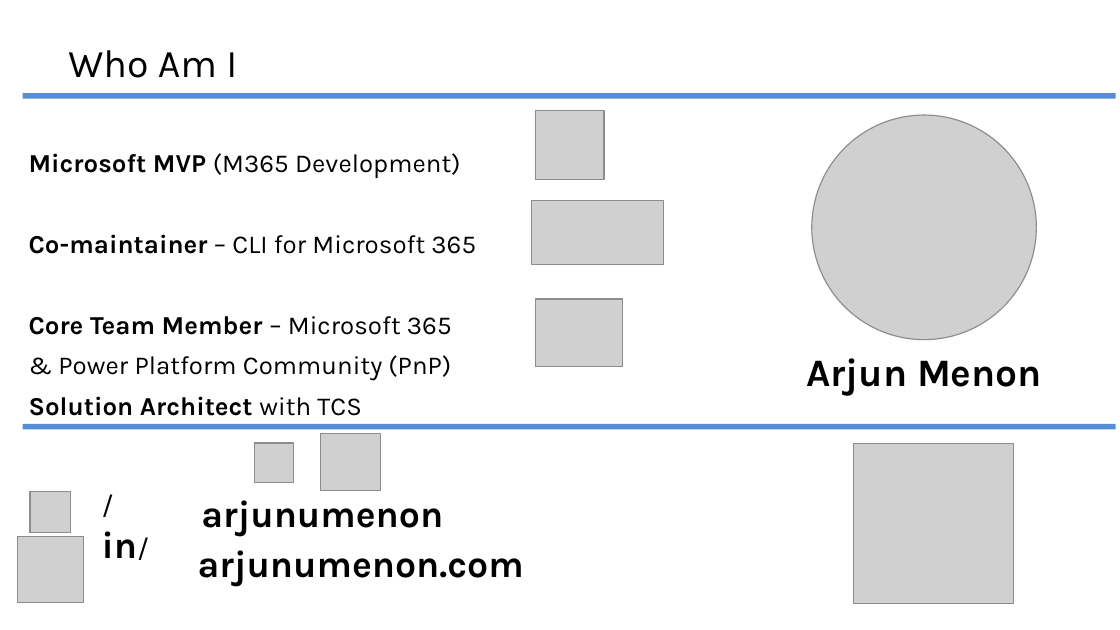
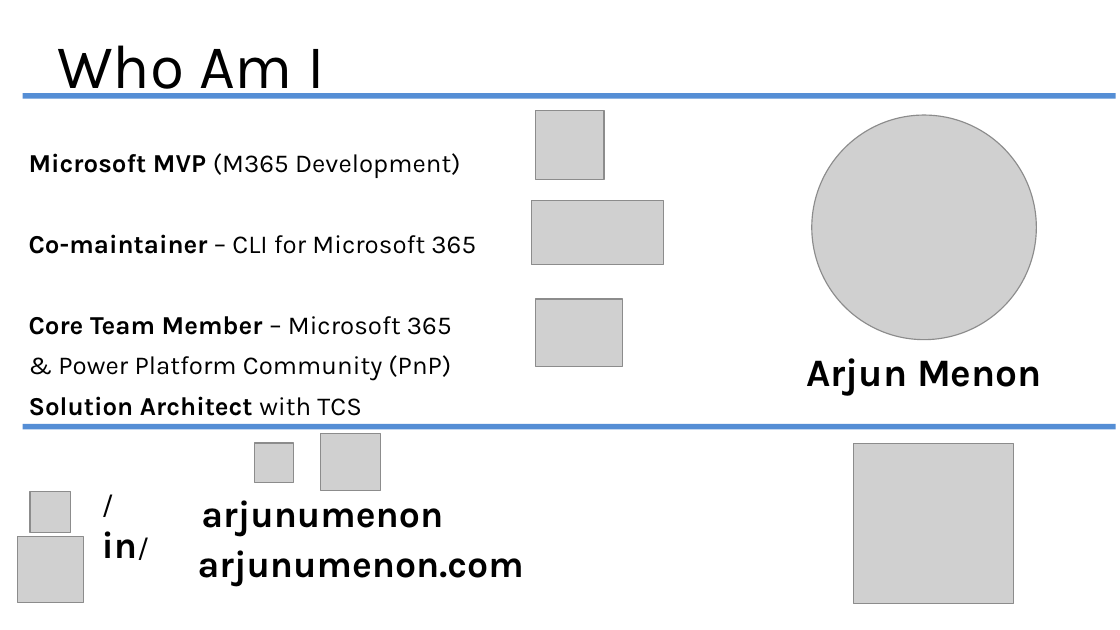
Before and after one commit to arjunumenon/expertsliveindia-2024, a slide deck: slide 2 of deck/ArjunMenon-IntroGraphConnector.pptx. Drawn at 1120x630 pixels with LibreOffice and Linux fonts; fonts in the diff are those of the drawing; grey boxes stand for pictures; background and template pictures are left out. Boxes give left, top, right and bottom in pixels: in the first picture for what was removed or moved away, otherwise in the second. Text is boxed around its words. In the diff, an @@ line names an element or a change of style, - is before the commit and + after.

```diff
--- a/deck/ArjunMenon-IntroGraphConnector.pptx
+++ b/deck/ArjunMenon-IntroGraphConnector.pptx
@@ title "Who Am I": place and size @@
-title "Who Am I" at (68,50,237,78)
+title "Who Am I" at (57,45,325,99)
@@ title "Who Am I" at (57,45,325,99): size 25.2 to 40 pt @@
```
Also in this commit, not shown: 10 slides added, 5 other files.
